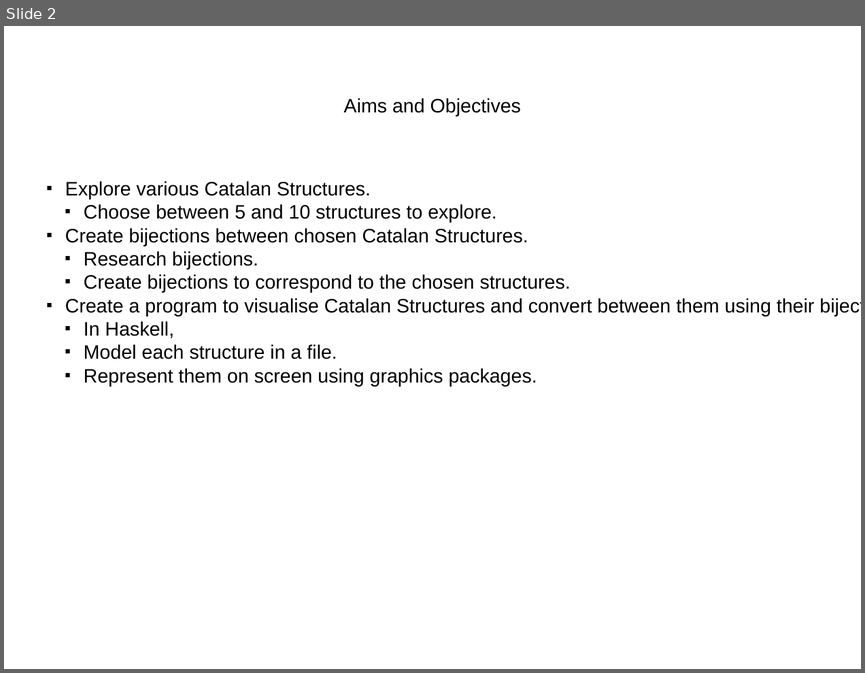
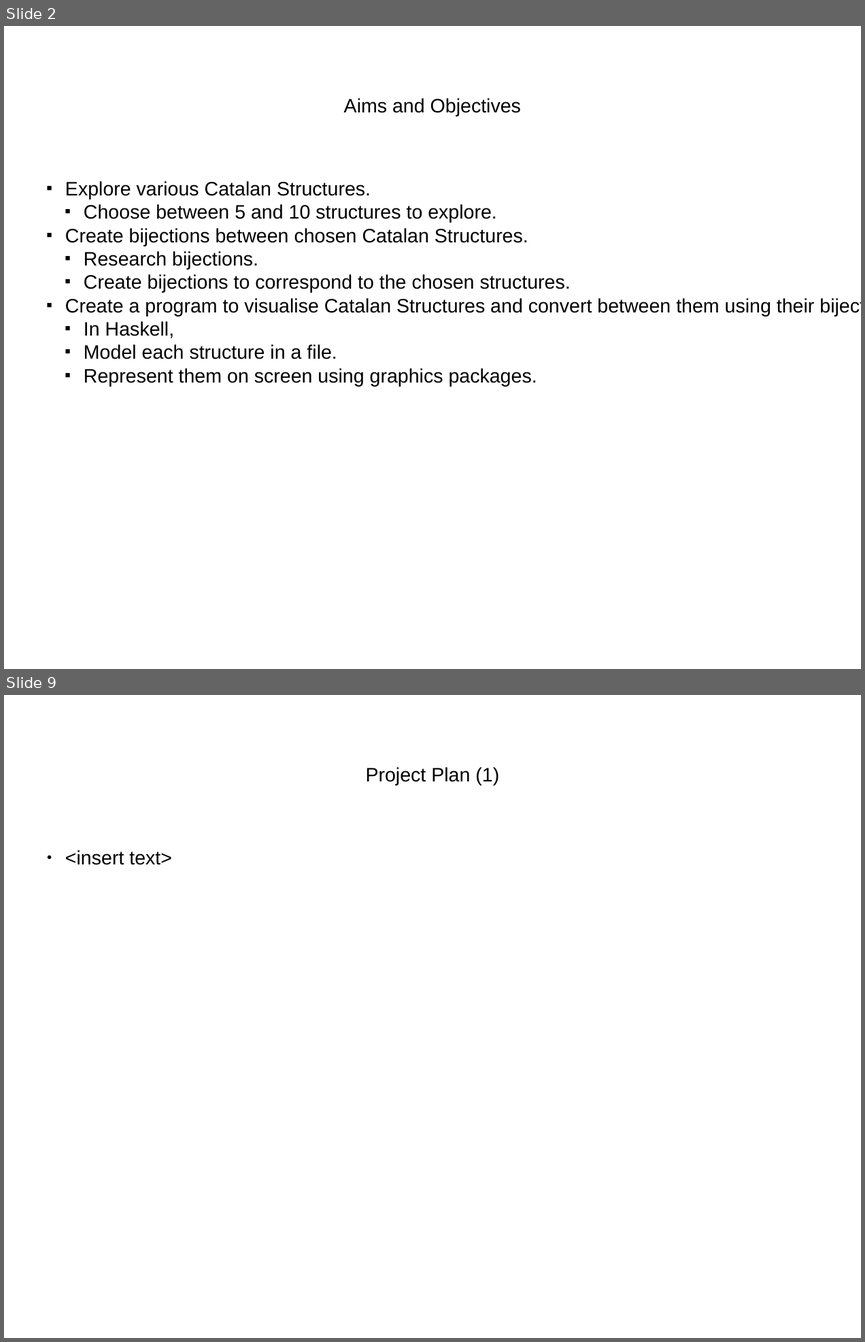
Before and after one commit to patons02/catalan-structures, a slide deck: posterPresentation/posterPresentation.pptx. Shown one above the other, each under a label of ours: slide 2 before the commit, slides 2 and 9 after it; the slides between them are not shown. The pictures are 865x673 and 865x1342 pixels, drawn with LibreOffice and Linux fonts; fonts in the diff are those of the drawing. Boxes give left, top, right and bottom in pixels: in the first picture for what was removed or moved away, otherwise in the second. Text is boxed around its words. In the diff, an @@ line names an element or a change of style, - is before the commit and + after.

```diff
--- a/posterPresentation/posterPresentation.pptx
+++ b/posterPresentation/posterPresentation.pptx
@@ slide 9 added at box(4, 695, 861, 1338), background #FFFFFF @@
@@ text added at box(366, 767, 499, 785), 18 pt, text #000000 @@
+Project Plan (1)
@@ text added at box(65, 850, 172, 865), 18 pt, text #000000 @@
+● <insert text>
```
Also in this commit, not shown: 7 other slides added.
